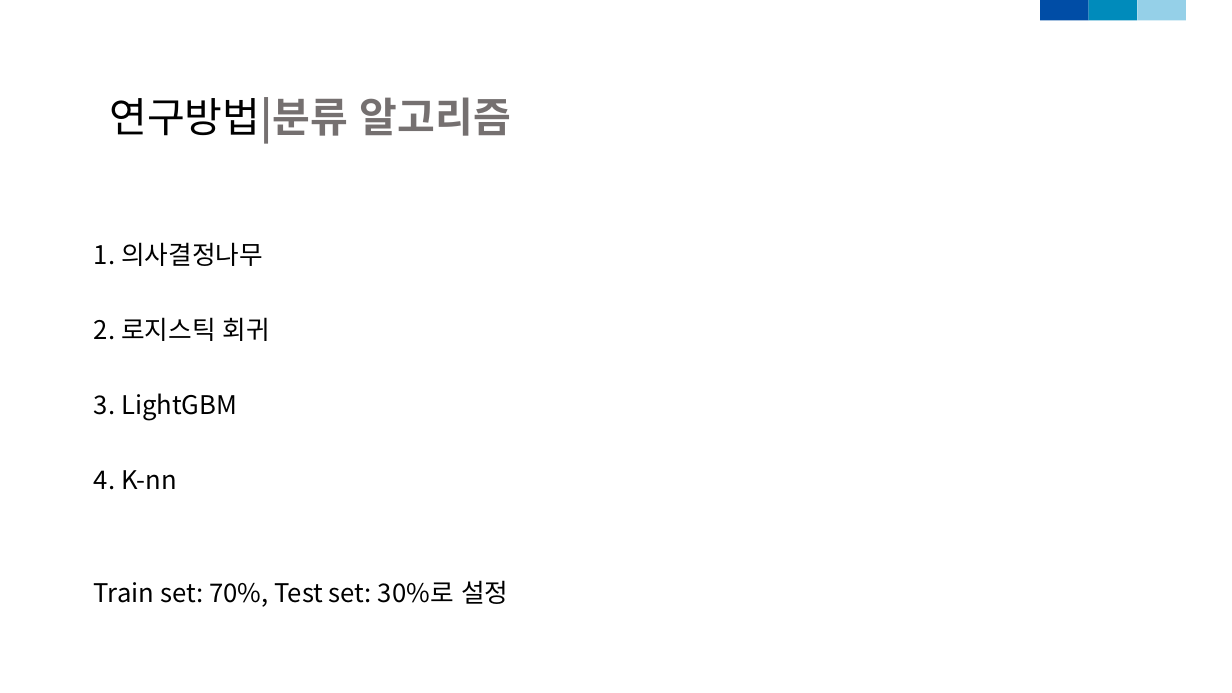
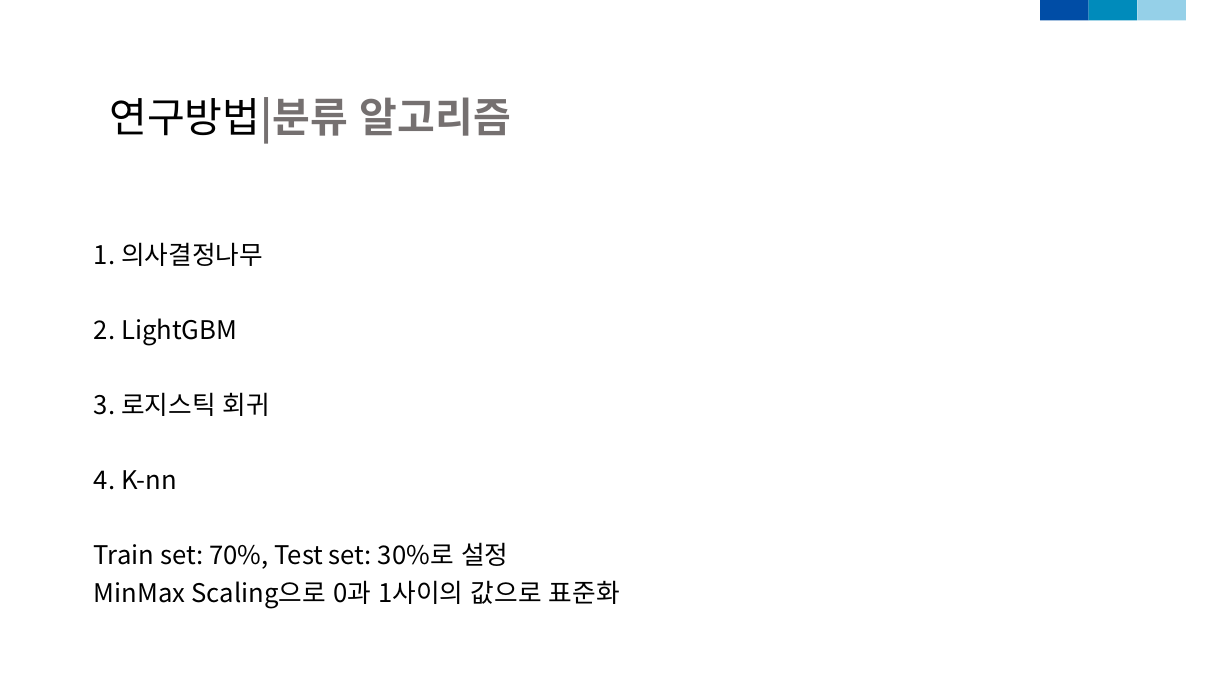
Before and after one commit to dudungE/Competition, a slide deck: slide 9 of ppt/부실가계탐지모형_2.pptx (slide 10 before the commit). Drawn at 1232x693 pixels with LibreOffice and Linux fonts; fonts in the diff are those of the drawing. Boxes give left, top, right and bottom in pixels: in the first picture for what was removed or moved away, otherwise in the second. Text is boxed around its words. In the diff, an @@ line names an element or a change of style, - is before the commit and + after.

```diff
--- a/ppt/부실가계탐지모형_2.pptx
+++ b/ppt/부실가계탐지모형_2.pptx
@@ text at (94,318,270,416): text changed @@
-2. 로지스틱 회귀
-3. LightGBM
+2. LightGBM
+3. 로지스틱 회귀
@@ text at (94,580,620,608): paragraph added @@
+MinMax Scaling으로 0과 1사이의 값으로 표준화
```
Also in this commit, not shown: 12 other slides changed, 1 slide added, 1 slide removed, 1 other file.
